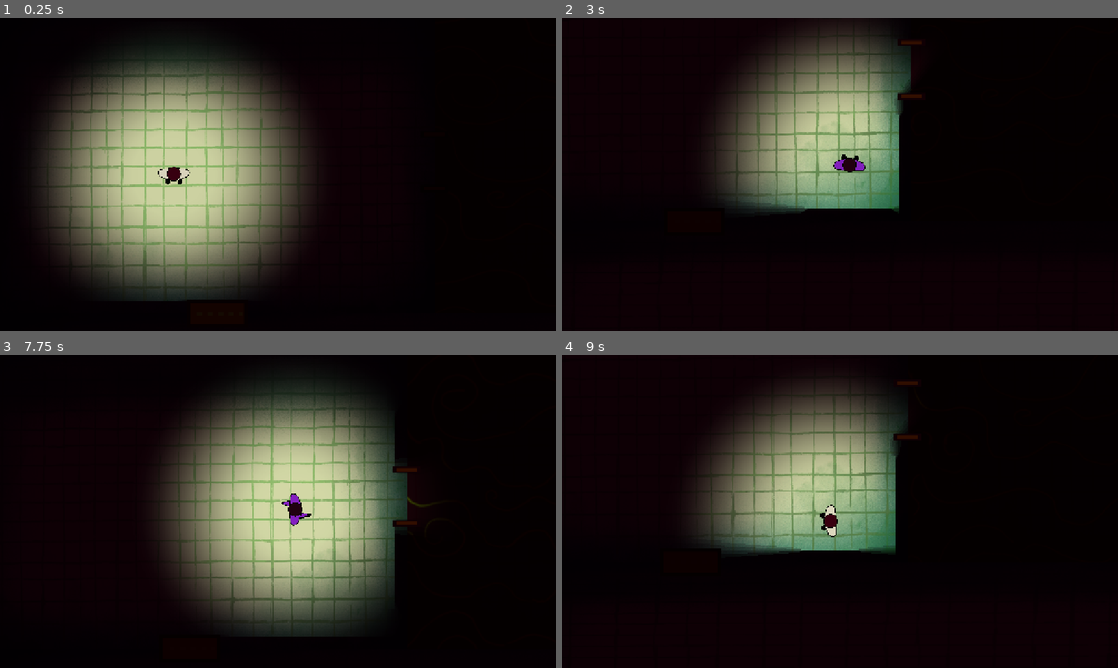
Above: before the commit, frames 1-4 (two rows, left to right).
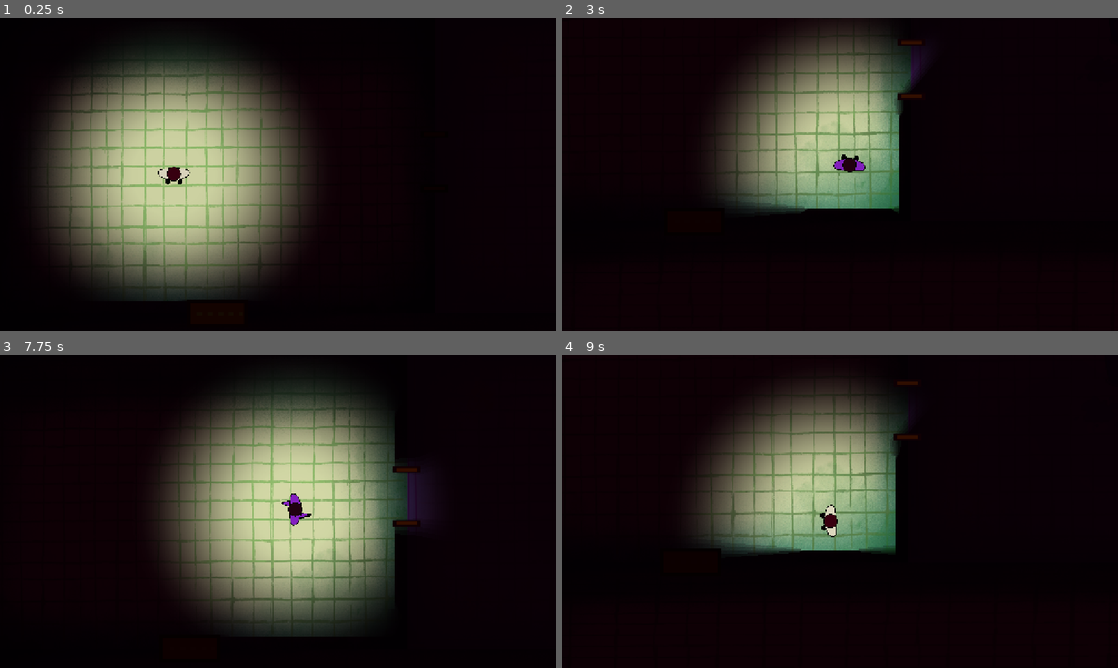
Above: after the commit, the same moments.

Repository: lvntszcs/jam26
Game: Godot game, scene res://scenes/levels/level_01.tscn
Two runs of this game, one before a commit and one after it. Both use one fixed random seed, a clock stepped at 60 frames per second and the inputs below. This scene is started directly instead of the project's main scene.
Inputs (mouse positions are in pixels of both pictures, inside the frame that each line leads up to):
- Up to frame 1 (0.25 s): no input
- Up to frame 2 (3 s): tap Enter at 0.5 s; move the mouse to (962, 158) at 0.52 s; hold D (move_right) 0.53-1.28 s; hold G (god_mode) 0.53-1.28 s; click (962, 158) at 0.67 s; move the mouse to (728, 190) at 1.27 s; hold S (move_down) 1.28-2.03 s; tap E (interact) at 1.35 s; move the mouse to (895, 105) at 2.02 s; hold D (move_right) 2.03-2.78 s; hold N (noclip) 2.03-2.78 s; move the mouse to (812, 237) at 2.77 s; hold W (move_up) from 2.78 s (still down); tap G (god_mode) at 2.85 s; click (812, 237) at 2.92 s
- Up to frame 3 (7.75 s): move the mouse to (444, 558) at 3.52 s; release W (move_up) at 3.53 s; hold E (interact) 3.53-4.28 s; hold A (move_left) 3.53-5.03 s; move the mouse to (111, 464) at 4.27 s; tap N (noclip) at 4.35 s; move the mouse to (305, 511) at 5.02 s; hold S (move_down) 5.03-5.78 s; hold G (god_mode) 5.03-5.78 s; click (305, 511) at 5.17 s; move the mouse to (194, 433) at 5.77 s; hold D (move_right) 5.78-6.53 s; tap E (interact) at 5.85 s; move the mouse to (400, 495) at 6.52 s; hold W (move_up) 6.53-7.28 s; hold N (noclip) 6.53-7.28 s; move the mouse to (166, 527) at 7.27 s; hold D (move_right) from 7.28 s (still down); tap G (god_mode) at 7.35 s; click (166, 527) at 7.42 s
- Up to frame 4 (9 s): move the mouse to (895, 442) at 8.02 s; release D (move_right) at 8.03 s; hold S (move_down) 8.03-8.78 s; hold E (interact) 8.03-8.78 s; move the mouse to (812, 574) at 8.77 s; hold A (move_left) from 8.78 s (still down); tap N (noclip) at 8.85 s

The runs differ from the first frame. In frame 2, 0.2% of the frame differs, in the area x 62-66%, y 9-22%; in frame 3, 0.6%, in the area x 73-78%, y 37-54%; in frame 4, less than 0.1%.

Commit message:
Draw the gas with a procedural shader instead of animated art
smoke.gdshader now draws swirling, domain-warped noise in world space, so neighbouring
zones join seamlessly and no art is needed. The smoke sheet, edge mask and frame
animation are removed, along with their ArtTheme slots and settings. The look is tuned
through new SmokeConfig settings (color, highlight, noise scale, swirl, warp); the gas
is now violet with chartreuse wisps so it stands out in the player's light.

Co-Authored-By: Claude Opus 5.5 <noreply@anthropic.com>

Diff:
--- a/art/art_theme.tres
+++ b/art/art_theme.tres
@@ -8,8 +8,6 @@
 [ext_resource type="Texture2D" path="res://art/placeholder/vent_on.png" id="9_von"]
 [ext_resource type="Texture2D" path="res://art/placeholder/vent_off.png" id="10_voff"]
 [ext_resource type="Texture2D" path="res://art/placeholder/exit.png" id="12_exit"]
-[ext_resource type="Texture2D" path="res://art/effects/smoke_sheet.webp" id="13_smoke_sheet"]
-[ext_resource type="Texture2D" path="res://art/effects/smoke_edge_mask.png" id="16_smoke_mask"]
 [ext_resource type="Texture2D" path="res://art/placeholder/highlight.png" id="14_highlight"]
 
 [resource]
@@ -21,9 +19,4 @@
 vent_on = ExtResource("9_von")
 vent_off = ExtResource("10_voff")
 exit = ExtResource("12_exit")
-smoke_sheet = ExtResource("13_smoke_sheet")
-smoke_sheet_columns = 2
-smoke_sheet_rows = 2
-smoke_sheet_frames = PackedInt32Array(0, 1)
-smoke_edge_mask = ExtResource("16_smoke_mask")
 highlight = ExtResource("14_highlight")
--- a/config/smoke.tres
+++ b/config/smoke.tres
@@ -1,20 +1,19 @@
-[gd_resource type="Resource" script_class="SmokeConfig" format=3]
+[gd_resource type="Resource" script_class="SmokeConfig" format=3 uid="uid://ciesj7r46ciu"]
 
-[ext_resource type="Script" path="res://scripts/smoke/smoke_config.gd" id="1_config"]
+[ext_resource type="Script" uid="uid://brqshkbl4lq0l" path="res://scripts/smoke/smoke_config.gd" id="1_config"]
 
 [resource]
 script = ExtResource("1_config")
-tint = Color(1, 1, 1, 1)
-opacity = 1.0
-thickness = 2.0
-tile_size = 600.0
-alpha_source = 0
-frame_rate = 2.0
-crossfade = 0.5
+color = Color(0.588, 0.145, 0.992, 1)
+highlight_color = Color(0.827, 0.996, 0.157, 1)
+highlight_amount = 0.25
+opacity = 0.85
+noise_scale = 420.0
 drift = Vector2(14, -8)
-edge_breakup = 0.7
-edge_softness = 0.3
-edge_mask_size = 700.0
+swirl_speed = 0.08
+warp = 1.2
+edge_breakup = 0.5
+edge_softness = 0.25
 low_density = 0.35
 medium_density = 0.65
 strong_density = 1.0
--- a/scripts/core/art_theme.gd
+++ b/scripts/core/art_theme.gd
@@ -7,9 +7,6 @@
 ## Textures can be any resolution. Each object fits its art into its own `footprint`.
 
 const ACTIVE_PATH := "res://art/art_theme.tres"
-
-## Frames cut out of smoke sheets, keyed by sheet and layout, so each sheet is sliced only once.
-static var _sliced_sheets := {}
 
 @export_group("Rooms")
 ## Painting used for every room that has no `background` of its own. It's stretched over the
@@ -39,25 +36,6 @@
 @export var vent_off: Texture2D
 @export var exit: Texture2D
 
-@export_group("Smoke")
-## All smoke animation frames in one image: a grid of equally sized cells, numbered left to
-## right, top to bottom (0 = top-left). Each frame must tile seamlessly: its left edge continues
-## its right edge, and its top continues its bottom. Used instead of `smoke_frames` when set.
-## Color, size on screen, speed and edges are set in res://config/smoke.tres.
-@export var smoke_sheet: Texture2D
-@export var smoke_sheet_columns := 2
-@export var smoke_sheet_rows := 2
-## Which cells of the sheet are frames, in playback order. Other cells are ignored.
-@export var smoke_sheet_frames := PackedInt32Array([0, 1])
-## The same frames as separate images, played in order and looped.
-## Only used when `smoke_sheet` is empty.
-@export var smoke_frames: Array[Texture2D] = []
-## Optional tileable mask that decides where thinning smoke breaks up: the most opaque areas
-## of the mask (and of the frames themselves, such as outlines) stay longest. Use it when the
-## frames have large evenly opaque areas, so thin smoke gets ragged edges instead of a flat fade.
-## Leave it empty to use the frames' own transparency instead.
-@export var smoke_edge_mask: Texture2D
-
 @export_group("Effects")
 ## Drawn around the object the player can interact with.
 @export var highlight: Texture2D
@@ -72,24 +50,3 @@
 	if _active == null:
 		_active = load(ACTIVE_PATH)
 	return _active
-
-
-## The smoke animation frames, cut from `smoke_sheet` if it is set, otherwise `smoke_frames`.
-## Sheet frames become separate textures (with mipmaps) so the shader can repeat each one.
-func smoke_animation_frames() -> Array[Texture2D]:
-	if smoke_sheet == null:
-		return smoke_frames.duplicate()
-	var key := "%s|%d|%d|%s" % [smoke_sheet.get_rid(), smoke_sheet_columns, smoke_sheet_rows, smoke_sheet_frames]
-	if not _sliced_sheets.has(key):
-		var sheet := smoke_sheet.get_image()
-		if sheet.is_compressed():
-			sheet.decompress()
-		var cell := Vector2i(sheet.get_width() / smoke_sheet_columns, sheet.get_height() / smoke_sheet_rows)
-		var frames: Array[Texture2D] = []
-		for index in smoke_sheet_frames:
-			var origin := Vector2i(index % smoke_sheet_columns, index / smoke_sheet_columns) * cell
-			var frame := sheet.get_region(Rect2i(origin, cell))
-			frame.generate_mipmaps()
-			frames.append(ImageTexture.create_from_image(frame))
-		_sliced_sheets[key] = frames
-	return _sliced_sheets[key]
--- a/scripts/smoke/gas_zone.gd
+++ b/scripts/smoke/gas_zone.gd
@@ -28,9 +28,6 @@
 var cleared := 0.0
 var _config: SmokeConfig
 var _sprite: Sprite2D
-var _frames: Array[Texture2D] = []
-var _frame_time := 0.0
-var _shown_frame := -1
 
 
 func _ready() -> void:
@@ -39,12 +36,7 @@
 	_sprite.texture_filter = CanvasItem.TEXTURE_FILTER_LINEAR
 	_sprite.z_index = 3
 	add_child(_sprite, false, Node.INTERNAL_MODE_FRONT)
-	_frames = ArtTheme.active().smoke_animation_frames()
 	_refresh()
-
-
-func _process(delta: float) -> void:
-	_animate(delta)
 
 
 func rect() -> Rect2:
@@ -108,42 +100,18 @@
 
 	var shader_material := ShaderMaterial.new()
 	shader_material.shader = SHADER
-	shader_material.set_shader_parameter("tint", settings.tint)
+	shader_material.set_shader_parameter("color", settings.color)
+	shader_material.set_shader_parameter("highlight_color", settings.highlight_color)
+	shader_material.set_shader_parameter("highlight_amount", settings.highlight_amount)
 	shader_material.set_shader_parameter("opacity", settings.opacity)
-	shader_material.set_shader_parameter("thickness", settings.thickness)
-	shader_material.set_shader_parameter("tile_size", settings.tile_size)
+	shader_material.set_shader_parameter("noise_scale", settings.noise_scale)
 	shader_material.set_shader_parameter("drift", settings.drift)
-	shader_material.set_shader_parameter("luminance_as_alpha", settings.alpha_source == SmokeConfig.AlphaSource.LUMINANCE)
+	shader_material.set_shader_parameter("swirl_speed", settings.swirl_speed)
+	shader_material.set_shader_parameter("warp", settings.warp)
 	shader_material.set_shader_parameter("edge_breakup", settings.edge_breakup)
 	shader_material.set_shader_parameter("edge_softness", settings.edge_softness)
-	var art := ArtTheme.active()
-	shader_material.set_shader_parameter("use_edge_mask", art.smoke_edge_mask != null)
-	shader_material.set_shader_parameter("edge_mask", art.smoke_edge_mask)
-	shader_material.set_shader_parameter("edge_mask_size", settings.edge_mask_size)
 	shader_material.set_shader_parameter("amount", 1.0 - cleared)
 	_sprite.material = shader_material
-	_sprite.visible = not _frames.is_empty()
-	_shown_frame = -1
-	if _frames.is_empty():
-		push_warning("ArtTheme has no smoke_sheet or smoke_frames; gas is invisible.")
-
-
-## Steps through the animation frames, optionally fading each into the next.
-func _animate(delta: float) -> void:
-	if _frames.is_empty() or _sprite == null:
-		return
-	var settings := _settings()
-	_frame_time += delta * settings.frame_rate
-	var index := int(_frame_time) % _frames.size()
-	if index != _shown_frame:
-		_shown_frame = index
-		_sprite.material.set_shader_parameter("frame_a", _frames[index])
-		_sprite.material.set_shader_parameter("frame_b", _frames[(index + 1) % _frames.size()])
-	var progress := fmod(_frame_time, 1.0)
-	var blend := 0.0
-	if settings.crossfade > 0.0:
-		blend = smoothstep(1.0 - settings.crossfade, 1.0, progress)
-	_sprite.material.set_shader_parameter("blend", blend)
 
 
 ## In the editor, outlines the zone and names its strength so it's easy to find and select.
--- a/scripts/smoke/smoke.gdshader
+++ b/scripts/smoke/smoke.gdshader
@@ -1,31 +1,57 @@
 shader_type canvas_item;
-// Draws a gas zone: a tileable, animated texture repeated in world space, shown only where
-// the zone's density mask (this sprite's TEXTURE) says there is gas.
-// Thin smoke keeps only the texture's thickest parts, so clouds get ragged edges without
-// needing dedicated edge tiles.
+// Draws a gas zone procedurally: layered, slowly swirling noise in world space, so neighbouring
+// zones line up seamlessly and no texture art is needed. This sprite's TEXTURE is the zone's
+// density mask (red channel, 0 to 1). Thin gas keeps only the noise's thickest parts, so it
+// breaks into ragged wisps instead of fading evenly.
 
-uniform sampler2D frame_a : source_color, repeat_enable, filter_linear_mipmap;
-uniform sampler2D frame_b : source_color, repeat_enable, filter_linear_mipmap;
-// Optional: where thinning smoke breaks up (its alpha). The frames' own most opaque parts
-// (e.g. outlines) still survive at least as long as the mask's thickest areas.
-uniform sampler2D edge_mask : repeat_enable, filter_linear_mipmap;
-uniform bool use_edge_mask = false;
-uniform float edge_mask_size = 300.0;
+// Dark body of the gas, and the colour of its brightest wisps.
+uniform vec4 color : source_color = vec4(0.59, 0.15, 0.99, 1.0);
+uniform vec4 highlight_color : source_color = vec4(0.83, 1.0, 0.16, 1.0);
+// How much of the gas is tinted with the highlight colour (0 = none).
+uniform float highlight_amount : hint_range(0.0, 1.0) = 0.25;
+// Opacity of the thickest gas.
+uniform float opacity : hint_range(0.0, 1.0) = 0.85;
+// World pixels covered by one large billow.
+uniform float noise_scale = 420.0;
+// The whole gas slides this way, in world pixels per second.
+uniform vec2 drift = vec2(14.0, -8.0);
+// How fast the billows change shape.
+uniform float swirl_speed = 0.08;
+// How strongly the billows curl into each other.
+uniform float warp : hint_range(0.0, 3.0) = 1.2;
+// 0 = thin gas fades evenly, 1 = it breaks up into ragged wisps.
+uniform float edge_breakup : hint_range(0.0, 1.0) = 0.5;
+uniform float edge_softness : hint_range(0.01, 1.0) = 0.25;
 // Multiplies the mask's density: 1 = full gas, 0 = cleared by a vent.
 uniform float amount : hint_range(0.0, 1.0) = 1.0;
-// 0 shows frame_a, 1 shows frame_b.
-uniform float blend : hint_range(0.0, 1.0) = 0.0;
-uniform vec4 tint : source_color = vec4(1.0);
-uniform float opacity : hint_range(0.0, 1.0) = 0.85;
-// Multiplies the frames' own opacity.
-uniform float thickness : hint_range(0.0, 4.0) = 1.0;
-uniform float tile_size = 360.0;
-uniform vec2 drift = vec2(0.0);
-uniform bool luminance_as_alpha = false;
-uniform float edge_breakup : hint_range(0.0, 1.0) = 0.7;
-uniform float edge_softness : hint_range(0.01, 1.0) = 0.25;
 
 varying vec2 world_position;
+
+float hash(vec2 p) {
+	p = fract(p * vec2(123.34, 456.21));
+	p += dot(p, p + 45.32);
+	return fract(p.x * p.y);
+}
+
+float value_noise(vec2 p) {
+	vec2 i = floor(p);
+	vec2 f = fract(p);
+	vec2 u = f * f * (3.0 - 2.0 * f);
+	return mix(mix(hash(i), hash(i + vec2(1.0, 0.0)), u.x),
+		mix(hash(i + vec2(0.0, 1.0)), hash(i + vec2(1.0, 1.0)), u.x), u.y);
+}
+
+// Fractal noise, roughly 0 to 1.
+float fbm(vec2 p) {
+	float total = 0.0;
+	float weight = 0.5;
+	for (int octave = 0; octave < 5; octave++) {
+		total += weight * value_noise(p);
+		p = mat2(vec2(1.6, 1.2), vec2(-1.2, 1.6)) * p;
+		weight *= 0.5;
+	}
+	return total / 0.97;
+}
 
 void vertex() {
 	world_position = (MODEL_MATRIX * vec4(VERTEX, 0.0, 1.0)).xy;
@@ -33,21 +59,22 @@
 
 void fragment() {
 	float density = texture(TEXTURE, UV).r * amount;
-	vec2 smoke_uv = (world_position - drift * TIME) / tile_size;
-	vec4 smoke = mix(texture(frame_a, smoke_uv), texture(frame_b, smoke_uv), blend);
-	float body = luminance_as_alpha ? dot(smoke.rgb, vec3(0.299, 0.587, 0.114)) : smoke.a;
-	float coverage = body;
-	if (use_edge_mask) {
-		coverage = max(body, texture(edge_mask, (world_position - drift * TIME) / edge_mask_size).a);
-	}
+	vec2 p = (world_position - drift * TIME) / noise_scale;
+	float t = TIME * swirl_speed;
+	// Domain warping: the noise is sampled at positions pushed around by more noise, which
+	// curls the billows into each other.
+	vec2 q = vec2(fbm(p + vec2(0.0, t)), fbm(p + vec2(5.2, 1.3) - t));
+	float n = fbm(p + warp * q + vec2(1.7, 9.2) + 0.5 * t);
+	float coverage = smoothstep(0.2, 0.8, n);
 
-	// Even fade vs. ragged edge: as density drops, only the areas with the most coverage
-	// survive. The threshold runs from above the highest possible coverage (density 0:
-	// nothing shows) to below the lowest (density 1: the whole texture shows).
+	// As density drops, only the areas with the most coverage survive. The threshold runs from
+	// above the highest coverage (density 0: nothing shows) to below the lowest (density 1:
+	// everything shows).
 	float threshold = mix(1.0 + edge_softness, -edge_softness, density);
 	float ragged = smoothstep(threshold - edge_softness, threshold + edge_softness, coverage);
-	float alpha = min(1.0, body * thickness) * mix(density, ragged, edge_breakup) * opacity * tint.a;
+	float body = mix(0.65, 1.0, coverage);
+	float alpha = body * mix(density, ragged, edge_breakup) * opacity * color.a;
 
-	vec3 color = luminance_as_alpha ? vec3(1.0) : smoke.rgb;
-	COLOR = vec4(color * tint.rgb, alpha);
+	float wisp = smoothstep(0.55, 0.9, coverage) * highlight_amount;
+	COLOR = vec4(mix(color.rgb, highlight_color.rgb, wisp), alpha);
 }
--- a/scripts/smoke/smoke_config.gd
+++ b/scripts/smoke/smoke_config.gd
@@ -1,51 +1,39 @@
 @tool
 class_name SmokeConfig
 extends Resource
-## How the smoke looks and spreads on screen. The default is res://config/smoke.tres, and a
-## Level can use its own through its `smoke_config` property. The smoke art itself (the
-## tileable animation frames) is `smoke_frames` in res://art/art_theme.tres.
+## How the gas looks, and how strong each gas strength is. The default is
+## res://config/smoke.tres, and a Level can use its own through its `smoke_config` property.
+## The gas is drawn by a shader (res://scripts/smoke/smoke.gdshader), not from art.
 ## Apart from the gas strengths and `clear_speed`, these settings only change the visuals.
 ## Where the gas is, and which strength, is set by the GasZone nodes in each level.
 
 const DEFAULT_PATH := "res://config/smoke.tres"
 
-enum AlphaSource {
-	## Use the texture's own transparency (for frames painted on a transparent background).
-	ALPHA,
-	## Use the texture's brightness (for frames painted white-on-black with no transparency).
-	LUMINANCE,
-}
-
 @export_group("Look")
-## Multiplied with the frames' colors. Use white for frames that are already colored.
-@export var tint := Palette.VIOLET
+## Color of the gas body.
+@export var color := Palette.VIOLET
+## Color of the brightest wisps.
+@export var highlight_color := Palette.CHARTREUSE
+## How much of the gas is tinted with `highlight_color` (0 = none).
+@export_range(0.0, 1.0) var highlight_amount := 0.25
 ## Opacity of the thickest (Strong) gas.
 @export_range(0.0, 1.0) var opacity := 0.85
-## Multiplies how opaque the frames are, as painted. 1 = as painted, 2 = twice as opaque
-## (anything already half opaque becomes solid). Raise it when the smoke looks too see-through.
-@export_range(0.0, 4.0) var thickness := 1.0
-## Width and height in world pixels of one repeat of the tileable texture
-## (a small room is about 1000 wide).
-@export var tile_size := 360.0
-## Which channel of the frames says how thick the smoke is.
-@export var alpha_source := AlphaSource.ALPHA
+## World pixels covered by one large billow (a small room is about 1000 wide).
+@export var noise_scale := 420.0
 
-@export_group("Animation")
-## Animation frames shown per second.
-@export var frame_rate := 3.0
-## 0 = frames swap instantly (hand-drawn "boil"), 1 = each frame fades smoothly into the next.
-@export_range(0.0, 1.0) var crossfade := 0.25
-## The texture slowly slides in this direction, in world pixels per second.
+@export_group("Motion")
+## The whole gas slowly slides in this direction, in world pixels per second.
 @export var drift := Vector2(14.0, -8.0)
+## How fast the billows change shape.
+@export var swirl_speed := 0.08
+## How strongly the billows curl into each other.
+@export_range(0.0, 3.0) var warp := 1.2
 
 @export_group("Edges")
-## How thin smoke looks. 0 = it fades out evenly, 1 = it breaks up along the texture's own
-## shapes, so the edge of a cloud is ragged instead of a soft fade.
-@export_range(0.0, 1.0) var edge_breakup := 0.7
+## How thin gas looks. 0 = it fades out evenly, 1 = it breaks up into ragged wisps.
+@export_range(0.0, 1.0) var edge_breakup := 0.5
 ## Softness of those ragged edges.
 @export_range(0.01, 1.0) var edge_softness := 0.25
-## World size of one repeat of the ArtTheme's `smoke_edge_mask`, if there is one.
-@export var edge_mask_size := 300.0
 
 @export_group("Gas")
 ## How thick Low, Medium and Strong gas zones are (0 to 1). This is also how dangerous they are:
Binary file removed: art/effects/smoke_edge_mask.png
Not shown, removed: art/effects/smoke_edge_mask.png.import
Binary file removed: art/effects/smoke_sheet.webp
Not shown, removed: art/effects/smoke_sheet.webp.import
Not shown, changed: AGENTS.md
Not shown, changed: art/README.md
